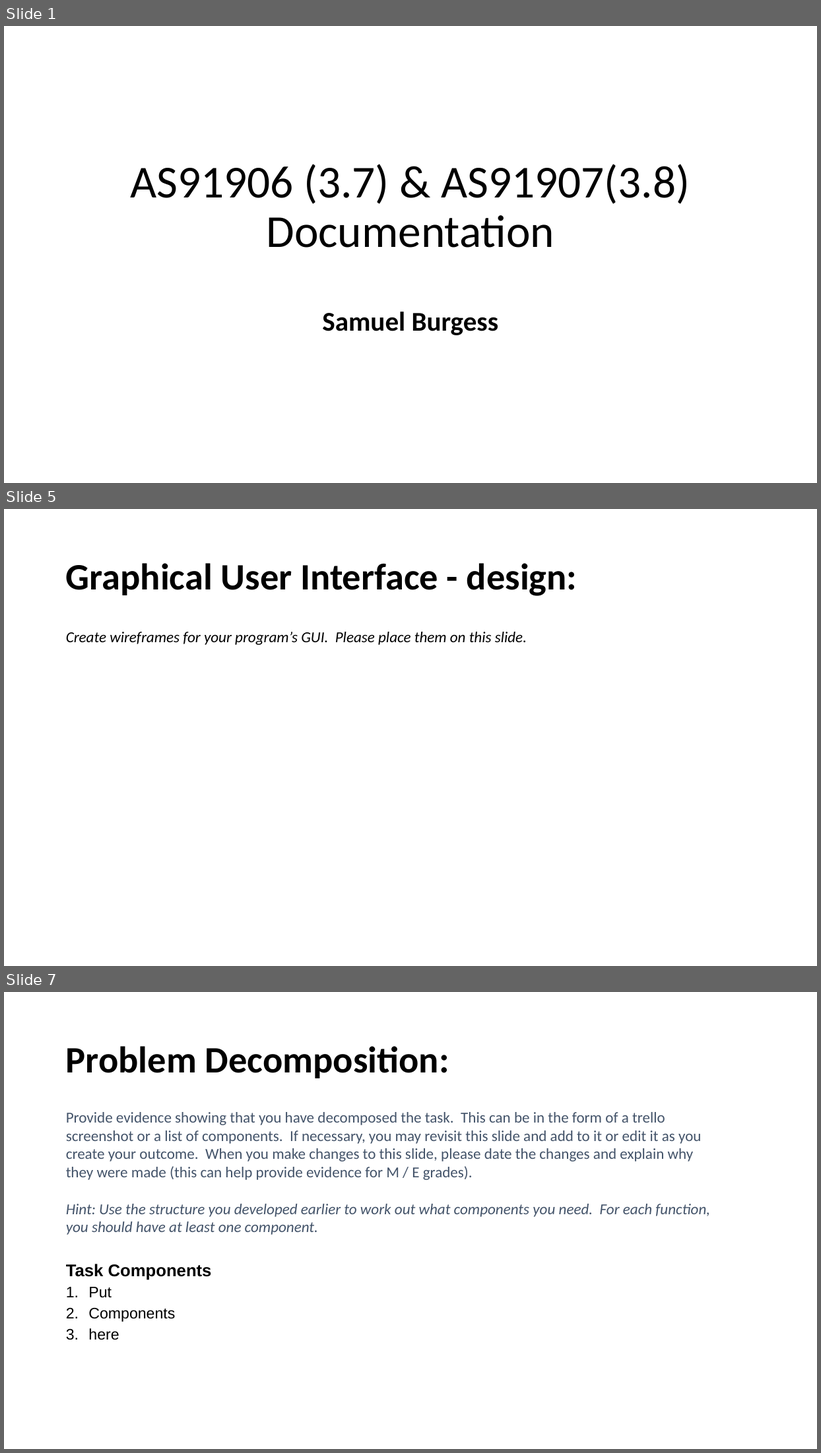
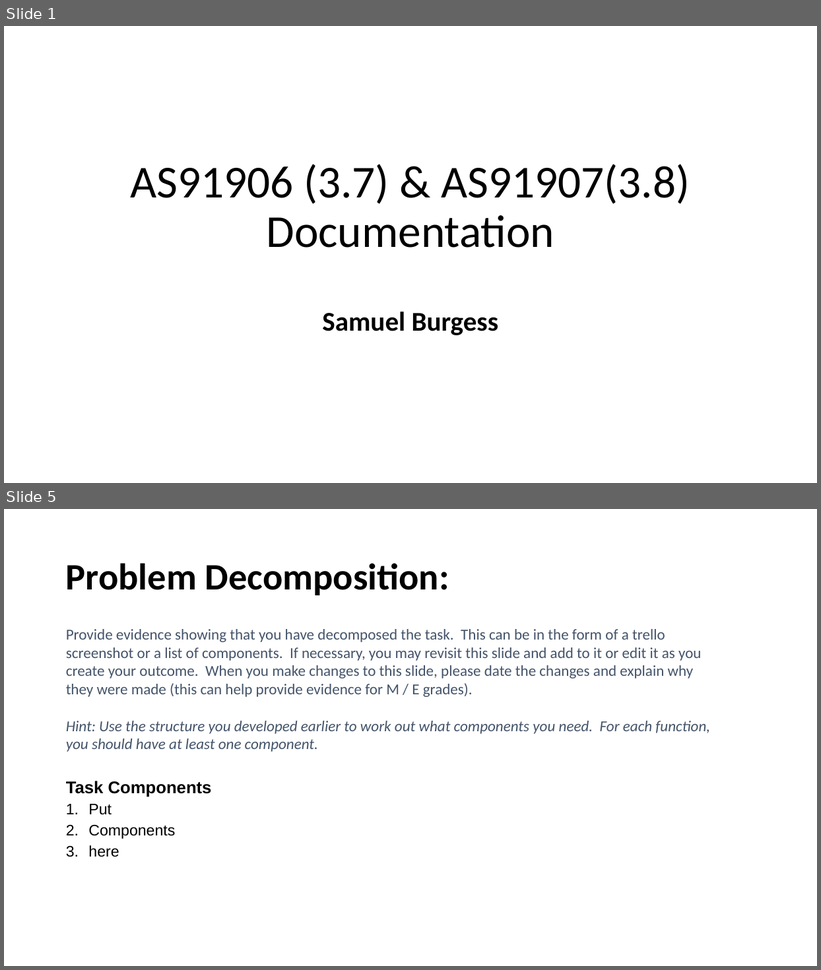
Before and after one commit to Samuel-Burgess/CS-Assesment-Programming, a slide deck: Documentation/3.7 and 3.8 Documentation Samuel Burgess.pptx. Shown one above the other, each under a label of ours: slides 1, 5 and 7 before the commit, slides 1 and 5 after it; the slides between them are not shown. The pictures are 821x1453 and 821x970 pixels, drawn with LibreOffice and Linux fonts; fonts in the diff are those of the drawing. Boxes give left, top, right and bottom in pixels: in the first picture for what was removed or moved away, otherwise in the second. Text is boxed around its words. In the diff, an @@ line names an element or a change of style, - is before the commit and + after.

```diff
--- a/Documentation/3.7 and 3.8 Documentation Samuel Burgess.pptx
+++ b/Documentation/3.7 and 3.8 Documentation Samuel Burgess.pptx
@@ slide 5 removed at (4,509,817,966), background #FFFFFF @@
@@ title removed at (66,563,578,596) @@
-Graphical User Interface - design:
@@ text removed at (66,632,527,645) @@
-Create wireframes for your program’s GUI. Please place them on this slide.
@@ what was slide 7 is now slide 5 @@
```
Also in this commit, not shown: 4 slides changed, 1 other slide removed, 2 other files.
